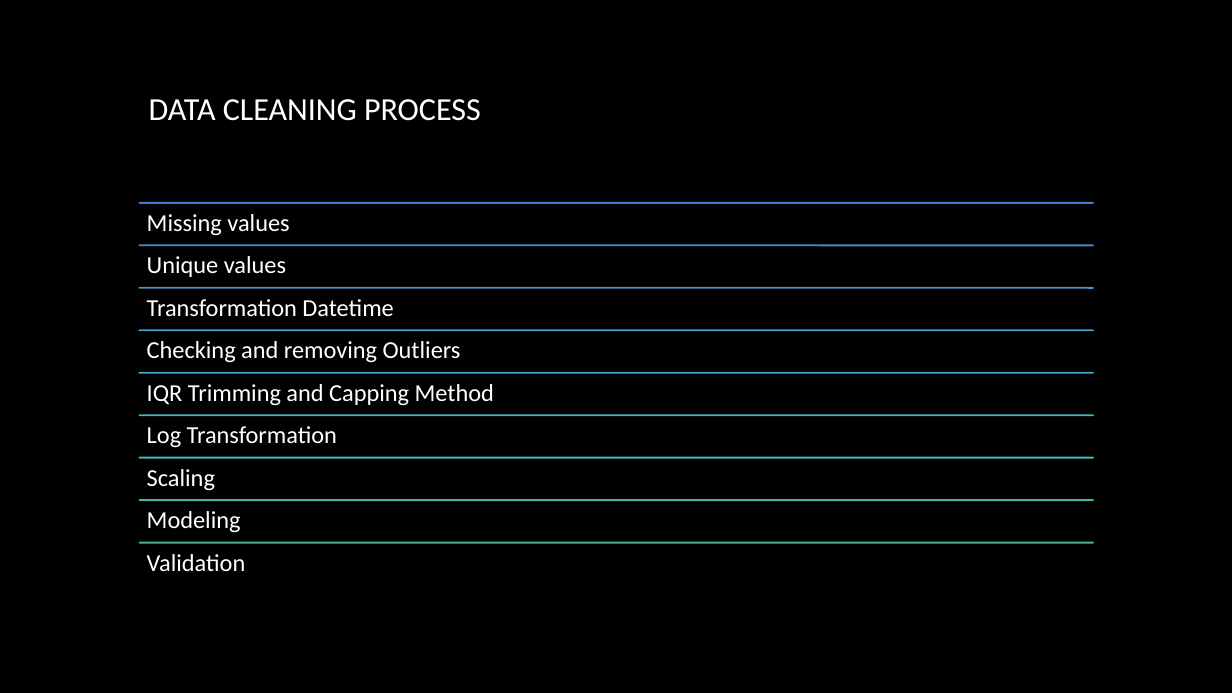
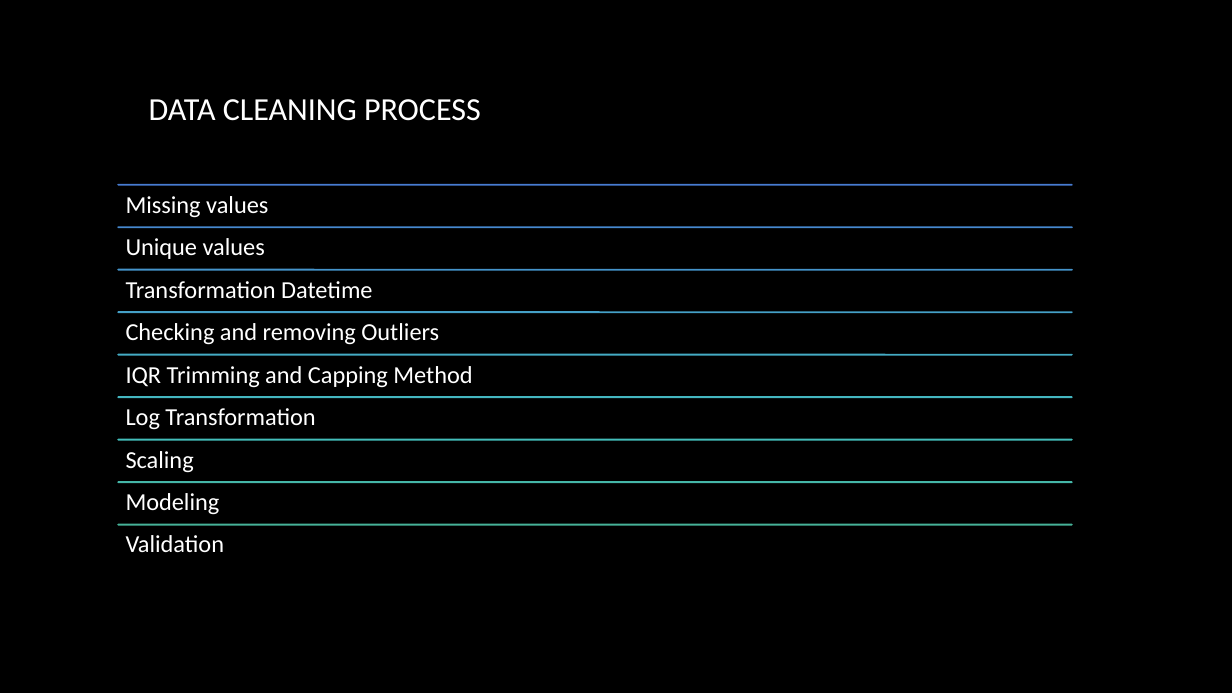
Before and after one commit to ChrisFreyre/Walmart-Capstone-Project, a slide deck: slide 5 of walmart_presentation.pptx. Drawn at 1232x693 pixels with LibreOffice and Linux fonts; fonts in the diff are those of the drawing; background and template pictures are left out. Boxes give left, top, right and bottom in pixels: in the first picture for what was removed or moved away, otherwise in the second. Text is boxed around its words. In the diff, an @@ line names an element or a change of style, - is before the commit and + after.

```diff
--- a/walmart_presentation.pptx
+++ b/walmart_presentation.pptx
@@ 4 texts, 4 lines: place and size @@
-4 texts, 4 lines at [140, 202, 1093, 491]
+4 texts, 4 lines at [118, 185, 1072, 473]
@@ 5 texts, 5 lines: place and size @@
-5 texts, 5 lines at [140, 245, 1093, 571]
+5 texts, 5 lines at [118, 227, 1072, 552]
```
Also in this commit, not shown: 2 other slides changed.
